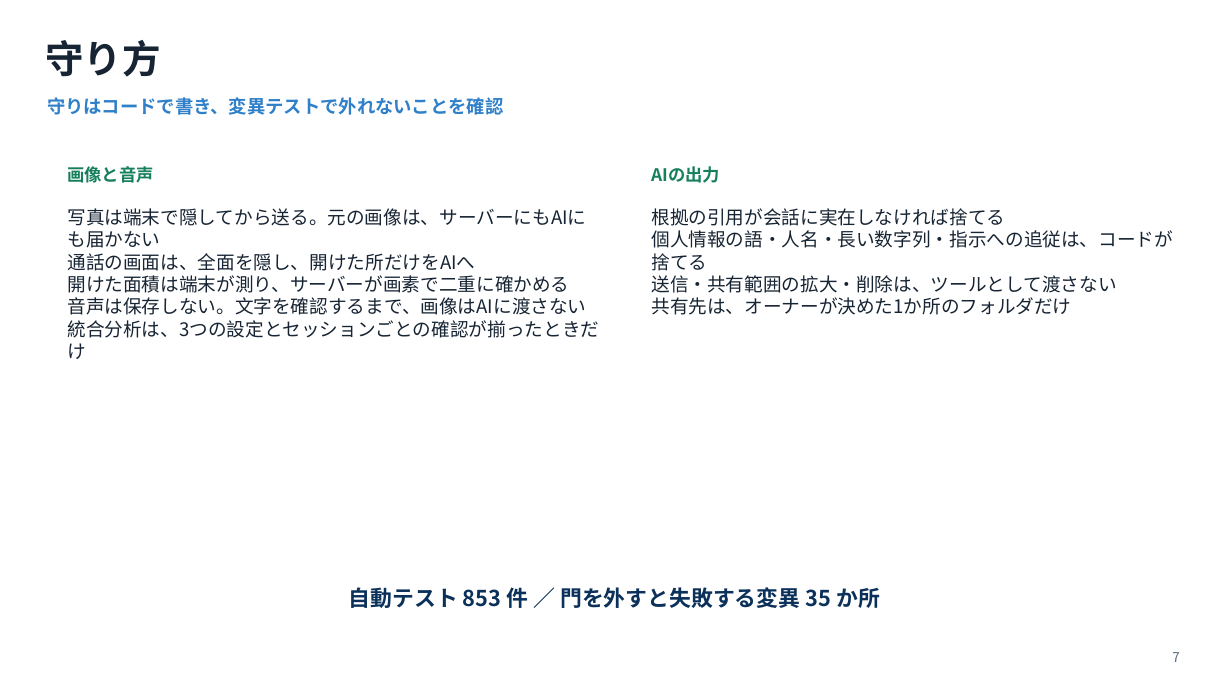
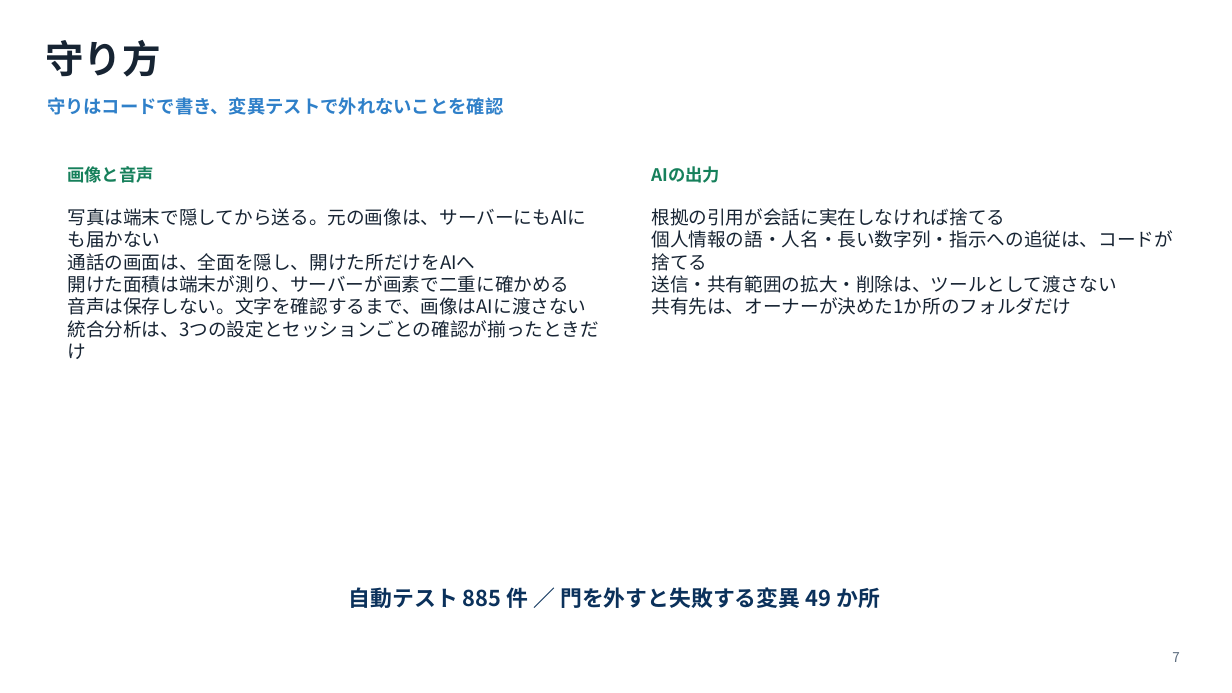
Before and after one commit to 009-next/Connect-Force, a slide deck: slide 7 of hackathon_materials/slides/Connect-Force_submission.pptx. Drawn at 1232x693 pixels with LibreOffice and Linux fonts; fonts in the diff are those of the drawing. Boxes give left, top, right and bottom in pixels: in the first picture for what was removed or moved away, otherwise in the second. Text is boxed around its words. In the diff, an @@ line names an element or a change of style, - is before the commit and + after.

```diff
--- a/hackathon_materials/slides/Connect-Force_submission.pptx
+++ b/hackathon_materials/slides/Connect-Force_submission.pptx
@@ text at box(349, 587, 881, 608): text changed @@
-自動テスト 853 件 ／ 門を外すと失敗する変異 35 か所
+自動テスト 885 件 ／ 門を外すと失敗する変異 49 か所
```
Also in this commit, not shown: 3 other slides changed, 8 other files.
